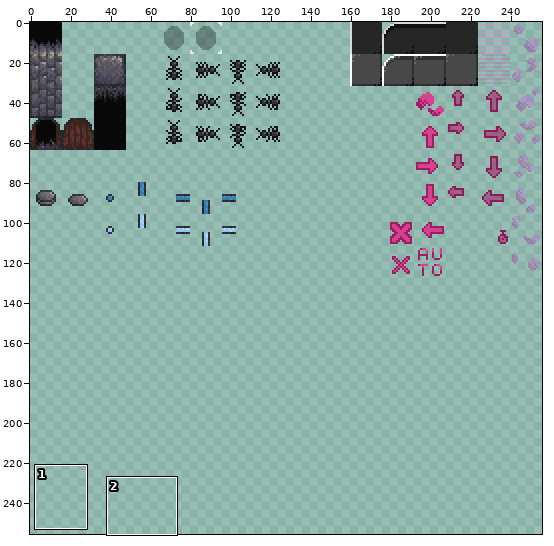
Two states of a sprite sheet, resources/sprites.png. Above: a wide view before the commit, with the close-up outlined.
Close-up. The starting point:
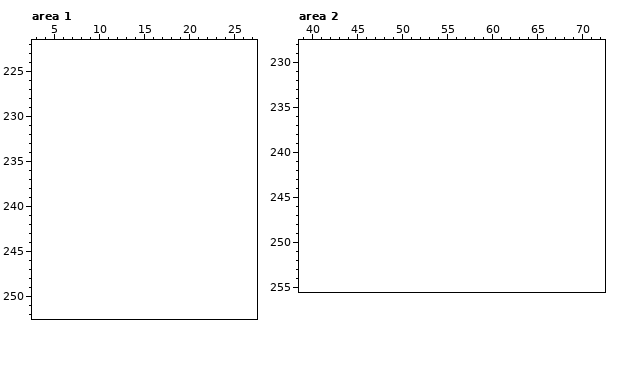
The file is 256x128 pixels. Colours within 5 levels of each other are drawn and written as one. Shown: area 1: x 3..27, y 222..252; area 2: x 39..72, y 228..255. The old version is drawn lined up with the new one, on the new canvas. The commit also changed other parts of the picture, which this record leaves out.
And afterwards:
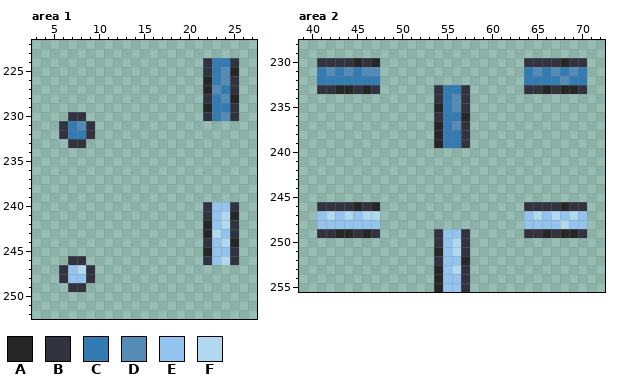
Palette (. is transparent): A #262626  B #333340  C #327bb3  D #548cb7  E #93c3ef  F #b0d8ef
Diff:
canvas 256x128 -> 256x256
Area 1:
Colour A now appears in row 225 at x 25; in rows 226 to 227 at x 22; in row 228 at x 25; in row 229 at x 22; in row 241 at x 25; in rows 242 to 243 at x 22.
Colour A now appears in row 244 at x 25; in row 245 at x 22.
Colour B now appears in row 224 at x 22 and 25; in row 225 at x 22; in rows 226 to 227 at x 25; in row 228 at x 22; in row 229 at x 25; in row 230 at x 7 to 8, 22 and 25.
Colour B now appears in rows 231 to 232 at x 6 and 9; in row 233 at x 7 to 8; in row 240 at x 22 and 25; in row 241 at x 22; in rows 242 to 243 at x 25; in row 244 at x 22.
Colour B now appears in row 245 at x 25; in row 246 at x 7 to 8, 22 and 25; in rows 247 to 248 at x 6 and 9; in row 249 at x 7 to 8.
Colour C now appears in row 224 at x 23 to 24; in rows 225 to 226 at x 23; in row 227 at x 24; in row 228 at x 23; in row 229 at x 23 to 24; in row 230 at x 23.
Colour C now appears in row 231 at x 7; in row 232 at x 7 to 8.
Colour D now appears in rows 225 to 226 at x 24; in row 227 at x 23; in row 228 at x 24; in row 230 at x 24; in row 231 at x 8.
Colour E now appears in row 240 at x 23 to 24; in rows 241 to 242 at x 23; in row 243 at x 24; in row 244 at x 23; in row 245 at x 23 to 24; in row 246 at x 23.
Colour E now appears in row 247 at x 7; in row 248 at x 7 to 8.
Colour F now appears in rows 241 to 242 at x 24; in row 243 at x 23; in row 244 at x 24; in row 246 at x 24; in row 247 at x 8.
Area 2:
Colour A now appears in row 230 at x 45, 47 and 68; in row 233 at x 43 to 44, 46, 66 and 68 to 69; in row 235 at x 54; in row 236 at x 57; in rows 237 to 239 at x 54; in row 246 at x 45, 47 and 68.
Colour A now appears in row 249 at x 43 to 44, 46, 66 and 68 to 69; in row 251 at x 54; in row 252 at x 57; in rows 253 to 255 at x 54.
Colour B now appears in row 230 at x 41 to 44, 46, 64 to 67 and 69 to 70; in row 233 at x 41 to 42, 45, 47, 54, 57, 64 to 65, 67 and 70; in row 234 at x 54 and 57; in row 235 at x 57; in row 236 at x 54; in rows 237 to 239 at x 57.
Colour B now appears in row 246 at x 41 to 44, 46, 64 to 67 and 69 to 70; in row 249 at x 41 to 42, 45, 47, 54, 57, 64 to 65, 67 and 70; in row 250 at x 54 and 57; in row 251 at x 57; in row 252 at x 54; in rows 253 to 255 at x 57.
Colour C now appears in row 231 at x 41, 43, 45, 64, 66, 68 and 70; in row 232 at x 41 to 47, 64 to 67 and 69 to 70; in row 233 at x 55 to 56; in rows 234 to 235 at x 55; in row 236 at x 55 to 56; in row 237 at x 55.
Colour C now appears in rows 238 to 239 at x 55 to 56.
Colour D now appears in row 231 at x 42, 44, 46 to 47, 65, 67 and 69; in row 232 at x 68; in rows 234 to 235 at x 56; in row 237 at x 56.
Colour E now appears in row 247 at x 41, 43, 45, 64, 66, 68 and 70; in row 248 at x 41 to 47, 64 to 67 and 69 to 70; in row 249 at x 55 to 56; in rows 250 to 251 at x 55; in row 252 at x 55 to 56; in row 253 at x 55.
Colour E now appears in rows 254 to 255 at x 55 to 56.
Colour F now appears in row 247 at x 42, 44, 46 to 47, 65, 67 and 69; in row 248 at x 68; in rows 250 to 251 at x 56; in row 253 at x 56.
